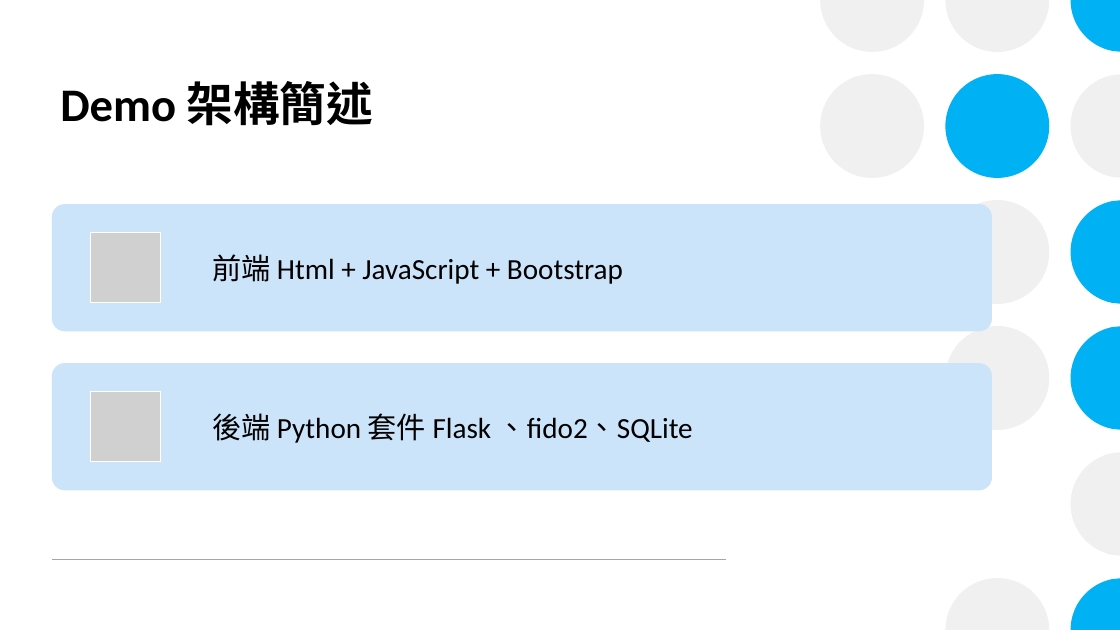
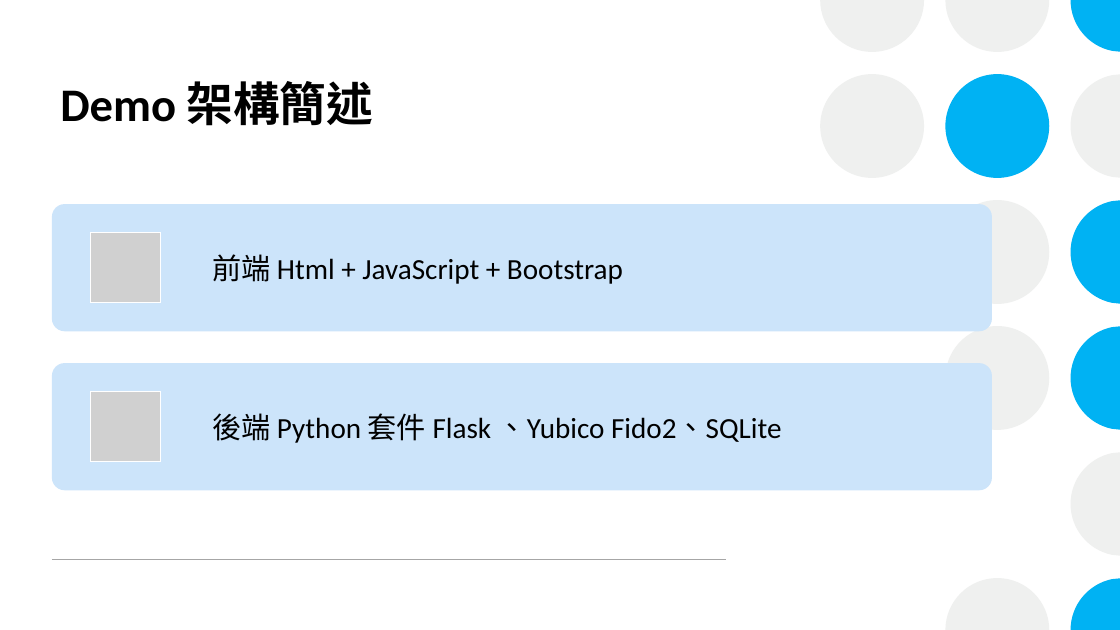
Before and after one commit to xiangerwu/Homework_Fido2, a slide deck: slide 2 of Yubico_Fido2_Demo介紹.pptx. Drawn at 1120x630 pixels with LibreOffice and Linux fonts; fonts in the diff are those of the drawing; grey boxes stand for pictures. Boxes give left, top, right and bottom in pixels: in the first picture for what was removed or moved away, otherwise in the second. Text is boxed around its words. In the diff, an @@ line names an element or a change of style, - is before the commit and + after.

```diff
--- a/Yubico_Fido2_Demo介紹.pptx
+++ b/Yubico_Fido2_Demo介紹.pptx
@@ text at <box>212,413,781,443</box>: text changed @@
-後端 Python 套件 Flask 、fido2、SQLite
+後端 Python 套件 Flask 、Yubico Fido2、SQLite
```
Also in this commit, not shown: 6 other slides changed, 2 slides added, 1 other file.
